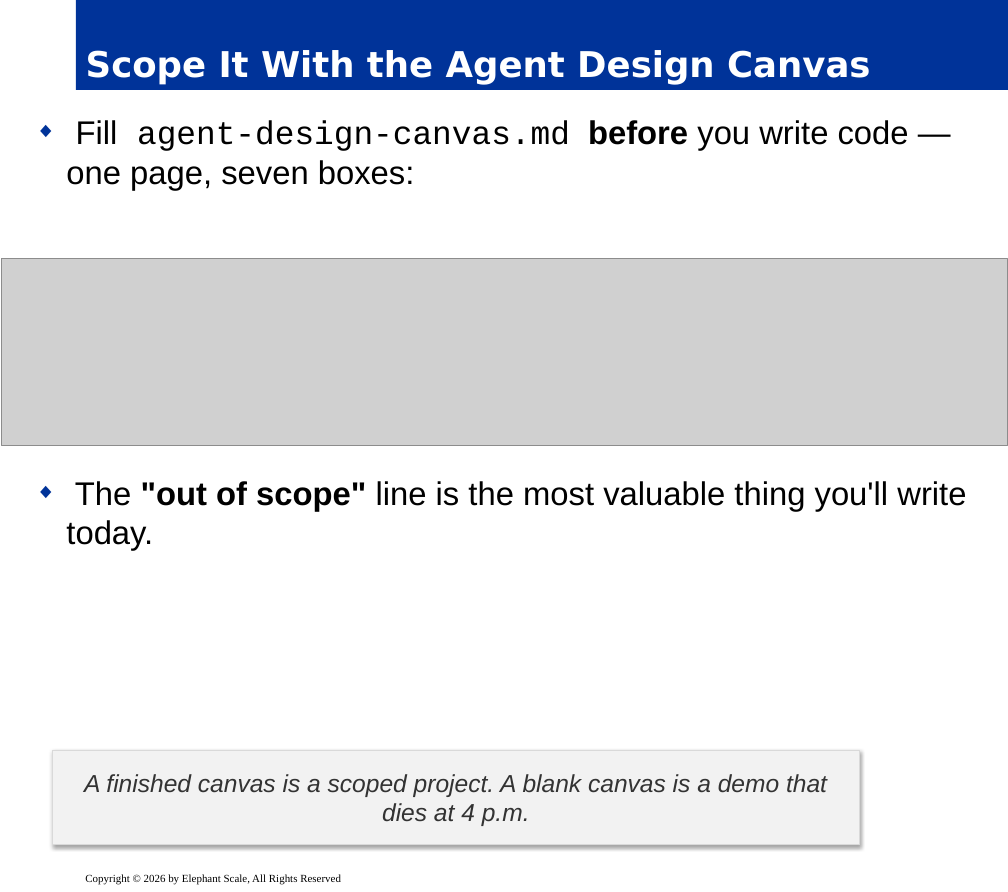
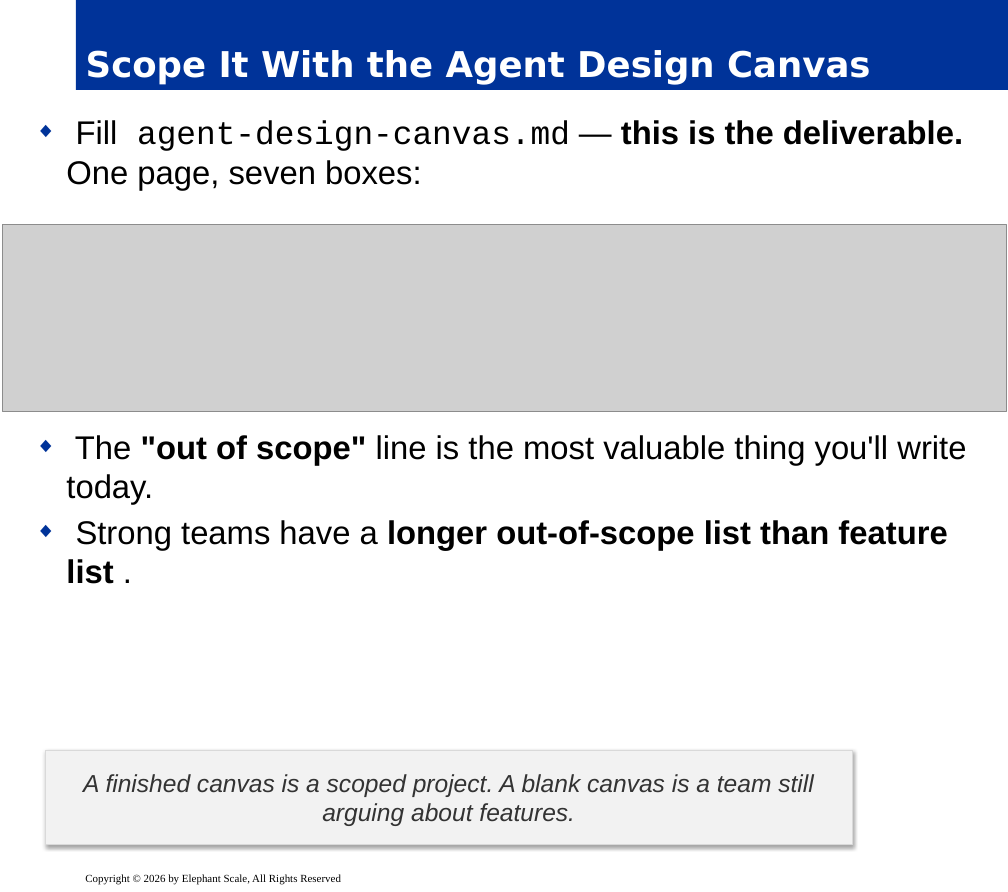
Before and after one commit to elephantscale/Building-Agentic-AI, a slide deck: slide 4 of slides/release/14-capstone.pptx. Drawn at 1008x892 pixels with LibreOffice and Linux fonts; fonts in the diff are those of the drawing; grey boxes stand for pictures; background and template pictures are left out. Boxes give left, top, right and bottom in pixels: in the first picture for what was removed or moved away, otherwise in the second. Text is boxed around its words. In the diff, an @@ line names an element or a change of style, - is before the commit and + after.

```diff
--- a/slides/release/14-capstone.pptx
+++ b/slides/release/14-capstone.pptx
@@ text at (x1=66, y1=120, x2=963, y2=190): text changed @@
-◆ Fill agent-design-canvas.md before you write code — one page, seven boxes:
+◆ Fill agent-design-canvas.md — this is the deliverable. One page, seven boxes:
@@ picture moved from (x1=2, y1=259, x2=1008, y2=446) to (x1=3, y1=225, x2=1007, y2=412) @@
@@ text at (x1=66, y1=520, x2=947, y2=584): paragraph added @@
+◆ Strong teams have a longer out-of-scope list than feature list .
@@ rectangle "A finished canvas is a ..." moved from (x1=52, y1=750, x2=860, y2=845) to (x1=45, y1=750, x2=853, y2=845) @@
@@ text in rectangle at (x1=83, y1=774, x2=813, y2=826): text changed @@
-A finished canvas is a scoped project. A blank canvas is a demo that dies at 4 p.m.
+A finished canvas is a scoped project. A blank canvas is a team still arguing about features.
```
Also in this commit, not shown: 9 other slides changed, 5 slides added, 3 slides removed.
